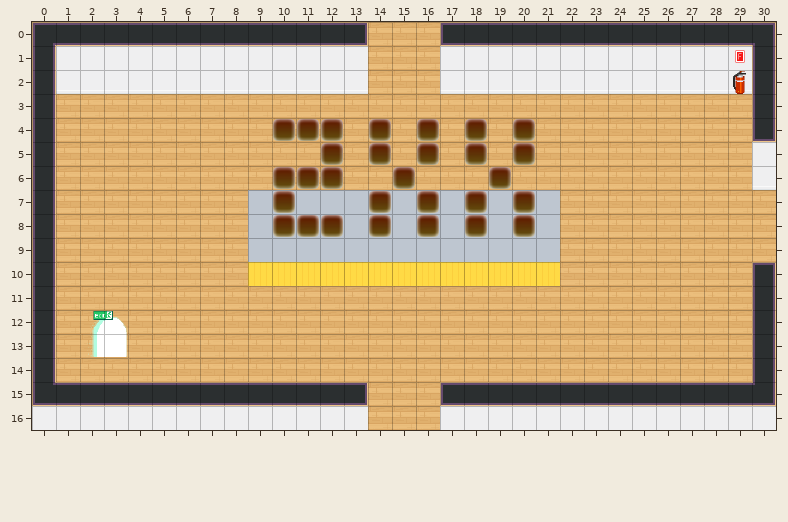
A Tiled map (JSON) gets an edit: dist/map/2XX.json. The first picture shows the starting point.
Cells are 32x32 px. Shown: x 0..30, y 0..16.
New version:
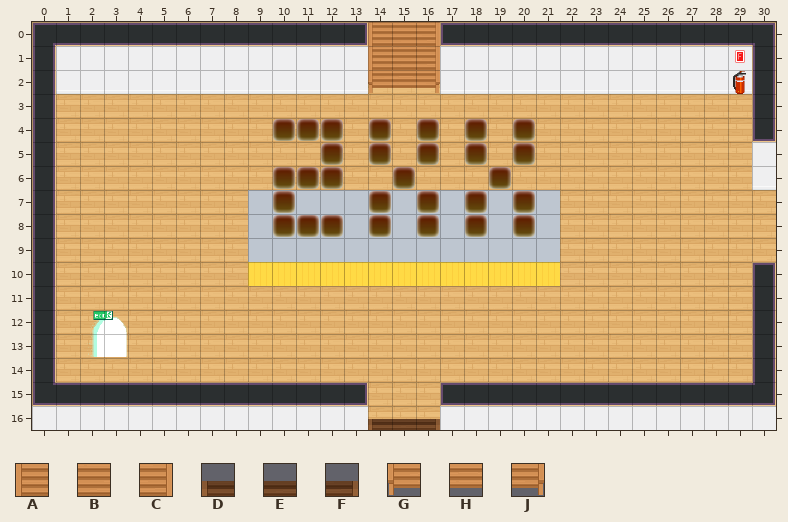
Key: from "tileset5_export": A 35, B 36, C 37, D 84, E 85, F 86, G 97, H 98, J 99.
_ is an empty cell, . an unchanged one.
Tiles of an added or newly shown layer are drawn over the layers below it.
Change:
--- layer "Stairs" (added)
@@ x 14..16 @@
- 0 ___
- 1 ___
- 2 ___
+ 0 ABC
+ 1 ABC
+ 2 GHJ
@@ x 14..16 @@
-16 ___
+16 DEF
Changed places in both pictures, as pixel boxes (x1, y1, x2, y2):
added: (368, 22, 440, 93)
added: (368, 419, 440, 430)
